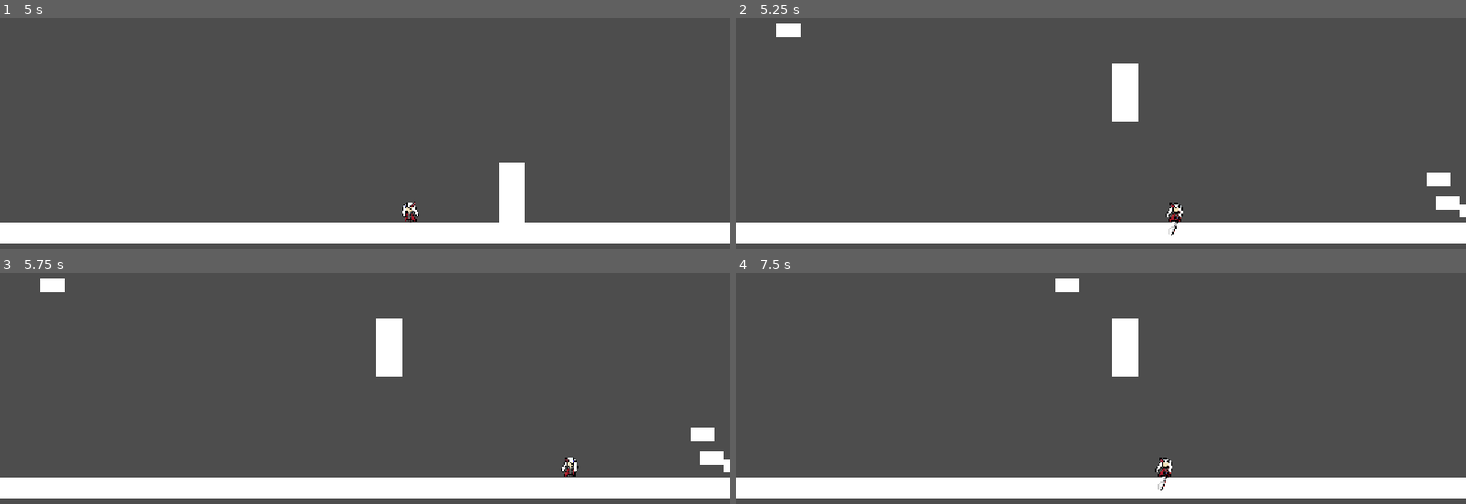
Above: before the commit, frames 1-4 (two rows, left to right).
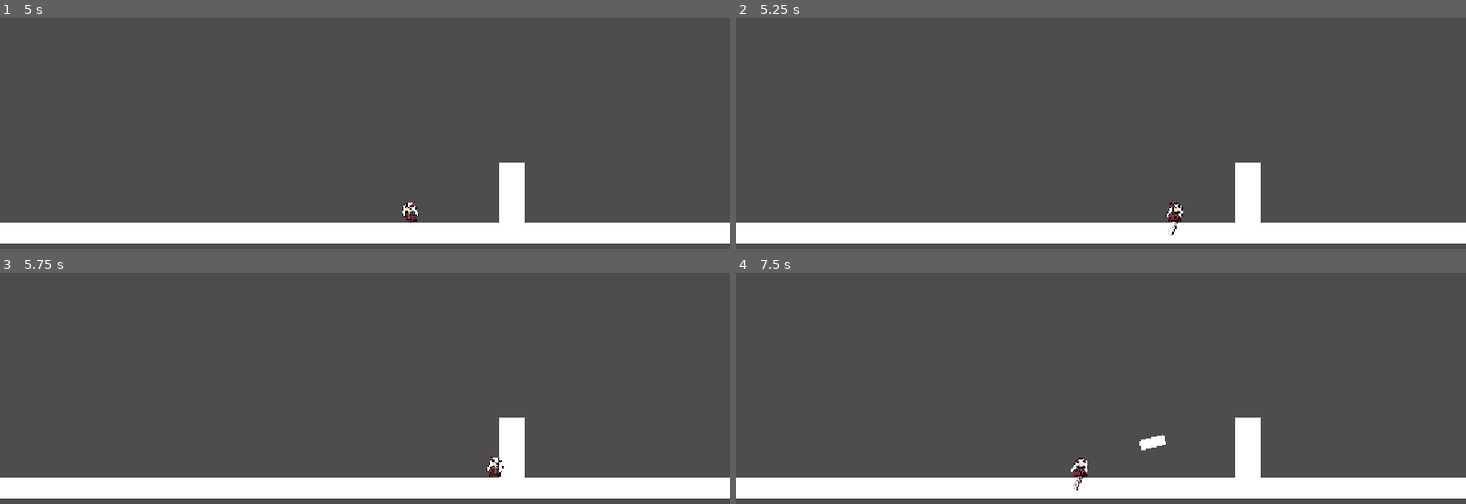
Above: after the commit, the same moments.

Repository: AndrewAravena/maythedevilcry_digital_technology_project
Game: Godot game, scene res://scene/mikuril_test_scene.tscn
The game is run twice, just before and just after one commit, with the same random seed, the same clock (stepped at 60 frames per second) and the same inputs. This scene is started directly instead of the project's main scene.
Inputs (mouse positions are in pixels of both pictures, inside the frame that each line leads up to):
- Up to frame 1 (5 s): move the mouse to (525, 175) at 0.52 s; hold D (right) 0.53-2.03 s; tap Shift (dash) at 0.6, 2.85 s; click (525, 175) at 0.67 s; tap Space (Jump) at 0.77, 1.52, 3.02, 3.77, 4.52 s; move the mouse to (219, 216) at 1.27 s; tap Q (last weapon) at 1.35, 3.6 s; move the mouse to (438, 105) at 2.02 s; hold A (left) 2.03-2.78 s; tap E (next weapon) at 2.1, 4.35 s; move the mouse to (outside the picture) at 2.77 s; hold D (right) 2.78-4.28 s; click (outside the picture) at 2.92 s; move the mouse to (outside the picture) at 3.52 s; move the mouse to (146, 133) at 4.27 s; hold A (left) from 4.28 s (still down)
- Up to frame 2 (5.25 s): tap Enter at 5 s; move the mouse to (1137, 195) at 5.02 s; release A (left) at 5.03 s; hold D (right) from 5.03 s (still down); tap Shift (dash) at 5.1 s; click (1137, 195) at 5.17 s
- Up to frame 3 (5.75 s): keep holding D (right)
- Up to frame 4 (7.5 s): move the mouse to (991, 346) at 5.77 s; release D (right) at 5.78 s; hold A (left) 5.78-7.28 s; tap Q (last weapon) at 5.85 s; tap Space (Jump) at 6.02, 6.77 s; move the mouse to (1261, 430) at 6.52 s; tap E (next weapon) at 6.6 s; move the mouse to (955, 471) at 7.27 s; hold D (right) from 7.28 s (still down); tap Shift (dash) at 7.35 s; click (955, 471) at 7.42 s

Frame 1 is identical in both runs. In frame 2, 2.5% of the frame differs, in the area x 5-100%, y 2-89%; in frame 3, 2.7%; in frame 4, 2.5%.
Error before the commit: Invalid access to property or key 'global_position' on a base object of type 'null instance'. (res://scripts/mikuril/mikuril.gd:31)

Commit message:
bullet hell atk 1 works

Diff:
--- a/scene/mikuril/delay_fast_bullet.tscn
+++ b/scene/mikuril/delay_fast_bullet.tscn
@@ -3,10 +3,10 @@
 [ext_resource type="Script" uid="uid://drwshabqg440c" path="res://scripts/mikuril/delay_fast_bullet.gd" id="1_i35v0"]
 
 [sub_resource type="RectangleShape2D" id="RectangleShape2D_85gm1"]
-size = Vector2(38, 20)
+size = Vector2(48, 28)
 
 [sub_resource type="RectangleShape2D" id="RectangleShape2D_i35v0"]
-size = Vector2(38, 20)
+size = Vector2(48, 28)
 
 [node name="delayFastBullet" type="CharacterBody2D"]
 script = ExtResource("1_i35v0")
@@ -26,6 +26,7 @@
 shape = SubResource("RectangleShape2D_i35v0")
 
 [node name="Timer" type="Timer" parent="."]
+wait_time = 2.0
 one_shot = true
 autostart = true
 
--- a/scene/mikuril/delay_homing_bullet.tscn
+++ b/scene/mikuril/delay_homing_bullet.tscn
@@ -19,14 +19,14 @@
 shape = SubResource("RectangleShape2D_sfnu4")
 
 [node name="delayTimer" type="Timer" parent="."]
-wait_time = 5.0
+wait_time = 3.0
 autostart = true
 
 [node name="Timer" type="Timer" parent="."]
 wait_time = 0.75
 
 [node name="alive" type="Timer" parent="."]
-wait_time = 12.5
+wait_time = 9.5
 autostart = true
 
 [connection signal="body_entered" from="." to="." method="_on_body_entered"]
--- a/scene/mikuril/mikuril.tscn
+++ b/scene/mikuril/mikuril.tscn
@@ -81,7 +81,7 @@
 position = Vector2(-73, 0)
 
 [node name="bigAtkTimer" type="Timer" parent="."]
-wait_time = 5.0
+wait_time = 30.0
 one_shot = true
 autostart = true
 
@@ -136,7 +136,7 @@
 position = Vector2(21, 25)
 
 [node name="pos7" type="Node2D" parent="bulletHellMode"]
-position = Vector2(82, 62)
+position = Vector2(706, 199)
 
 [node name="direc7" type="Node2D" parent="bulletHellMode/pos7"]
 position = Vector2(30, 25)
@@ -147,6 +147,13 @@
 [node name="direc8" type="Node2D" parent="bulletHellMode/pos8"]
 position = Vector2(24, 22)
 
+[node name="bigAtk1" type="Timer" parent="."]
+wait_time = 2.3
+one_shot = true
+
+[node name="canBigAtk1" type="Timer" parent="."]
+wait_time = 7.0
+
 [connection signal="timeout" from="Timer" to="." method="_on_timer_timeout"]
 [connection signal="timeout" from="Timer2" to="." method="_on_timer_2_timeout"]
 [connection signal="timeout" from="tpBackTimer" to="." method="_on_tp_back_timer_timeout"]
@@ -156,3 +163,5 @@
 [connection signal="timeout" from="atk4" to="." method="_on_atk_4_timeout"]
 [connection signal="timeout" from="bigAtkTimer" to="." method="_on_big_atk_timer_timeout"]
 [connection signal="timeout" from="bigAtkOverTimer" to="." method="_on_big_atk_over_timer_timeout"]
+[connection signal="timeout" from="bigAtk1" to="." method="_on_big_atk_1_timeout"]
+[connection signal="timeout" from="canBigAtk1" to="." method="_on_can_big_atk_1_timeout"]
--- a/scene/mikuril_test_scene.tscn
+++ b/scene/mikuril_test_scene.tscn
@@ -8,17 +8,20 @@
 
 [node name="StaticBody2D" parent="." instance=ExtResource("1_m0kk3")]
 position = Vector2(616, 377)
-metadata/floor = false
+metadata/floor = true
 
 [node name="CharacterBody2D" parent="." node_paths=PackedStringArray("big_atk_pos") instance=ExtResource("2_fa7dx")]
 position = Vector2(807, 292)
-big_atk_pos = NodePath("../Node2D")
+big_atk_pos = NodePath("../Node2D3")
 
 [node name="player" parent="." instance=ExtResource("3_kdqw7")]
 position = Vector2(295, 316)
 
 [node name="Node2D" type="Node2D" parent="." groups=["bigAtkPos"]]
-position = Vector2(613, 133)
+position = Vector2(807, 292)
 
 [node name="Node2D2" type="Node2D" parent="." groups=["delay"]]
 position = Vector2(809, 63)
+
+[node name="Node2D3" type="Node2D" parent="."]
+position = Vector2(613, 133)
--- a/scripts/mikuril/bullet_hell_mode.gd
+++ b/scripts/mikuril/bullet_hell_mode.gd
@@ -5,7 +5,7 @@
 # Called when the node enters the scene tree for the first time.
 func _ready() -> void:
 	big_atk_pos = get_tree().get_first_node_in_group("bigAtkPos")
-	global_position = big_atk_pos.global_position + self.global_position
+	global_position = big_atk_pos.global_position
 
 
 
--- a/scripts/mikuril/delay_fast_bullet.gd
+++ b/scripts/mikuril/delay_fast_bullet.gd
@@ -1,5 +1,6 @@
 extends CharacterBody2D
 
+class_name fast_delay_bullet_class
 
 const SPEED = 300.0
 const JUMP_VELOCITY = -400.0
--- a/scripts/mikuril/mikuril.gd
+++ b/scripts/mikuril/mikuril.gd
@@ -1,6 +1,6 @@
 extends CharacterBody2D
 
-
+class_name mikuril_class
 
 @export var homing_bullet_scene : PackedScene
 @export var homing_bullet_spawn : Node
@@ -21,6 +21,7 @@
 var can_attack_4 = false
 var big_atk_active = false
 var big_atk_1 = true
+var can_activate_big_atk_1 = true
 @onready var old_pos = self.global_position
 
 
@@ -28,7 +29,7 @@
 func _ready() -> void:
 	player = get_tree().get_first_node_in_group("player")
 	$delayHomingTimer.start()
-	$bulletHellMode/pos.look_at($bulletHellMode/direc.global_position)
+	$bulletHellMode/pos.look_at($bulletHellMode/pos/direc.global_position)
 	$bulletHellMode/pos1.look_at($bulletHellMode/pos1/direc1.global_position)
 	$bulletHellMode/pos2.look_at($bulletHellMode/pos2/direc2.global_position)
 	$bulletHellMode/pos3.look_at($bulletHellMode/pos3/direc3.global_position)
@@ -121,8 +122,9 @@
 	can_attack_4 = false
 
 func _big_attack():
+	self.global_position = big_atk_pos.global_position
 	if big_atk_1 == true:
-		self.global_position = big_atk_pos.global_position
+
 
 
 		var bullet_hell_bullet0 = delay_fast_bullet.instantiate()
@@ -180,6 +182,9 @@
 		print($bulletHellMode/pos7.global_position)
 		print($bulletHellMode/pos8.global_position)
 		big_atk_1 = false
+		# $canBigAtk1.start()
+		# if can_activate_big_atk_1 == true:
+			# $bigAtk1.start()
 
 func _on_timer_timeout() -> void:
 	can_shoot_homing_bullet = true
@@ -217,3 +222,12 @@
 func _on_big_atk_over_timer_timeout() -> void:
 	big_atk_active = false
 	self.global_position = old_pos
+
+
+func _on_big_atk_1_timeout() -> void:
+	big_atk_1 = true
+
+
+func _on_can_big_atk_1_timeout() -> void:
+	can_activate_big_atk_1 = false
+	big_atk_1 = false
